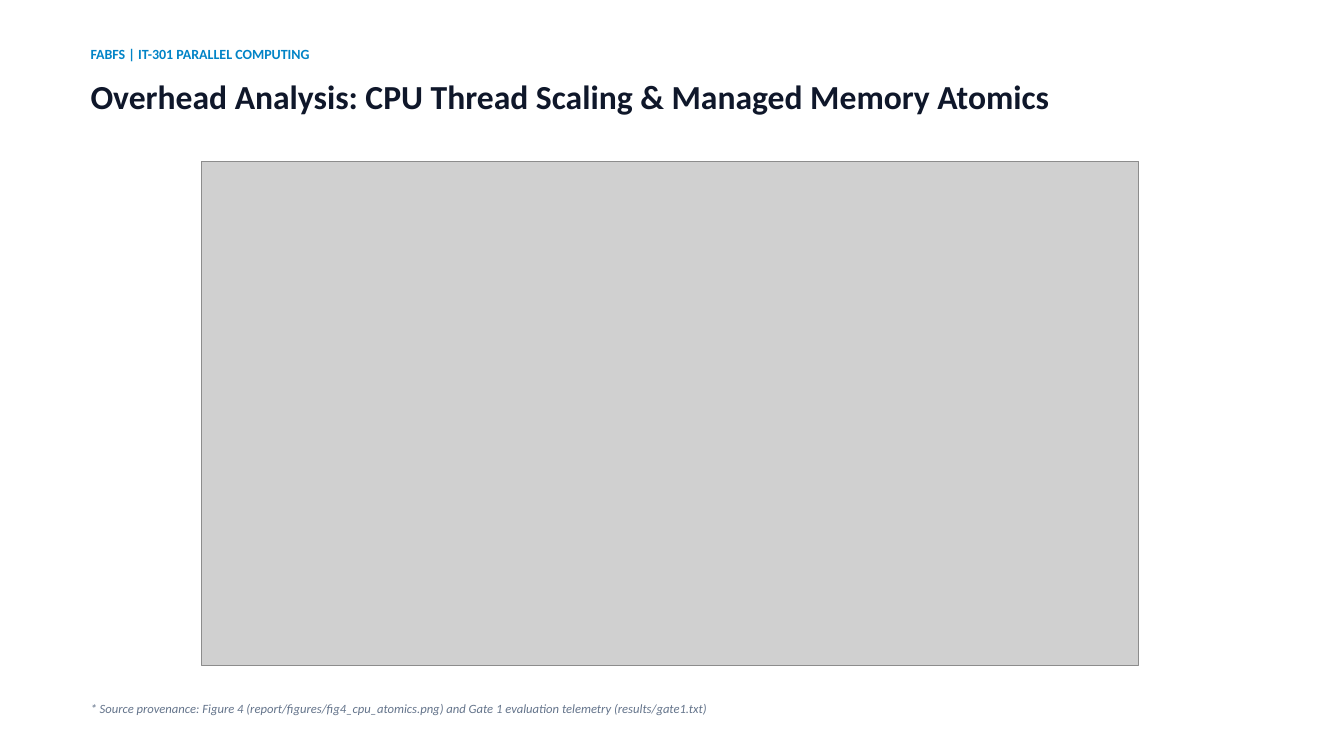
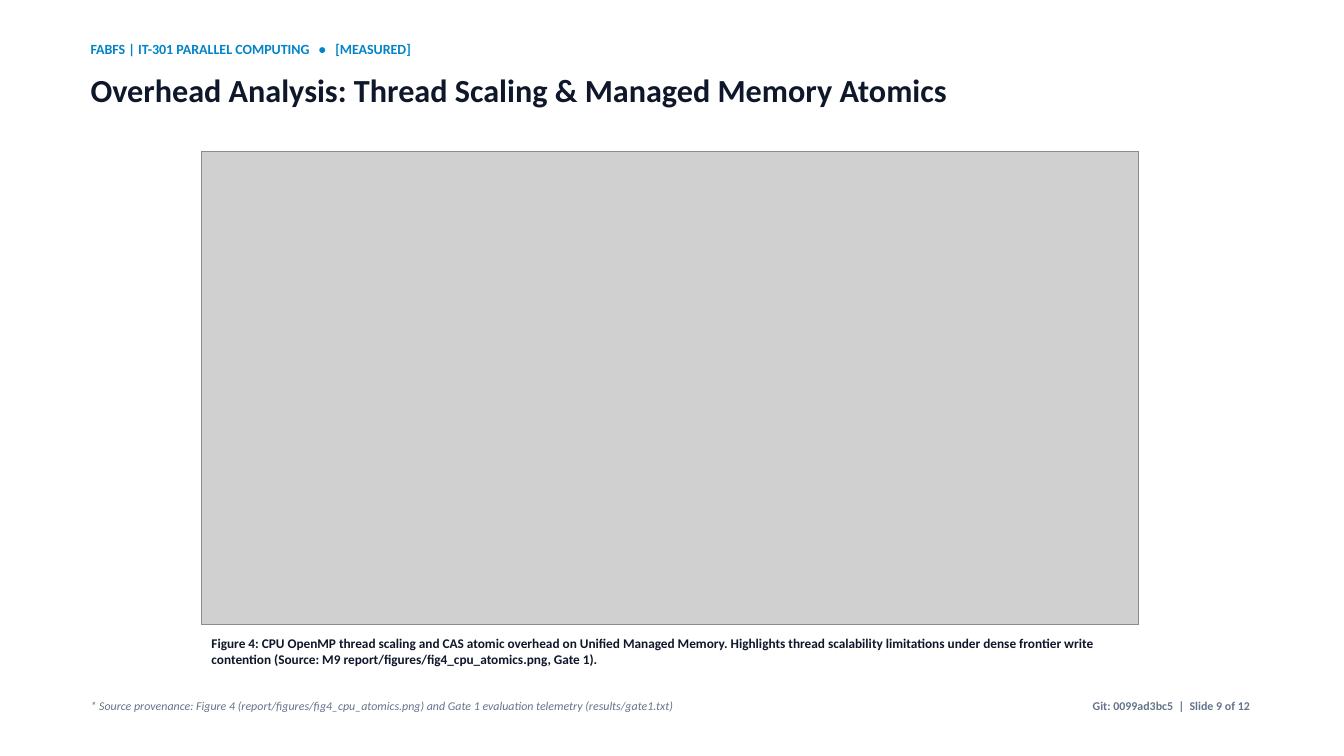
Before and after one commit to rniszn/parallel-computing-FABFS, a slide deck: slide 9 of presentation/FABFS.pptx. Drawn at 1344x756 pixels with LibreOffice and Linux fonts; fonts in the diff are those of the drawing; grey boxes stand for pictures. Boxes give left, top, right and bottom in pixels: in the first picture for what was removed or moved away, otherwise in the second. Text is boxed around its words. In the diff, an @@ line names an element or a change of style, - is before the commit and + after.

Commit message:
ui: enhance evaluator demo visualizer and presentation slide deck
- Demo: persistent Synthetic walkthrough / Real trace badge; beside-graph active telemetry overlay card (frontier size, mode, chunk count, CPU/GPU times); mode legend with matching colors; clear controls with keyboard shortcuts (Left/Right/Space) and Level X of Y step counter; one-sentence mode meaning bar under canvas; mobile phone responsive layout with >=44px touch targets; footer with calibration thresholds and commit hash.

- Presentation: one figure per slide with source captions; Planned vs Measured badges on all slides; Gate 1 and Gate 4 status on first results slide; mode colors matched to visualizer; slide numbers and git commit hash footer.

- Tests & Walkthrough: added tests/test_demo.py test suite; updated presentation/WALKTHROUGH.md presenter script; regenerated presentation/fallback/ screenshots.

```diff
--- a/presentation/FABFS.pptx
+++ b/presentation/FABFS.pptx
@@ text at <box>91,43,410,56</box>: text changed @@
-FABFS | IT-301 PARALLEL COMPUTING
+FABFS | IT-301 PARALLEL COMPUTING • [MEASURED]
@@ text at <box>91,79,947,108</box>: text changed; size 24 to 23 pt @@
-Overhead Analysis: CPU Thread Scaling & Managed Memory Atomics
+Overhead Analysis: Thread Scaling & Managed Memory Atomics
@@ picture: place and size @@
-picture at <box>202,161,1139,665</box>
+picture at <box>202,151,1139,625</box>
@@ text added at <box>211,638,1093,667</box>, 9.5 pt, text #0F172A, bold @@
+Figure 4: CPU OpenMP thread scaling and CAS atomic overhead on Unified Managed Memory. Highlights thread scalability limitations under dense frontier write contention (Source: M9 report/figures/fig4_cpu_atomics.png, Gate 1).
@@ text "* Source provenance: Figure 4 ..." at <box>99,701,672,712</box>: size 9 to 8.5 pt @@
@@ text added at <box>1093,701,1250,710</box>, 8.5 pt, text #64748B, bold @@
+Git: 0099ad3bc5 | Slide 9 of 12
```
Also in this commit, not shown: 10 other slides changed, 1 slide added, 1 slide removed, 11 other files.
